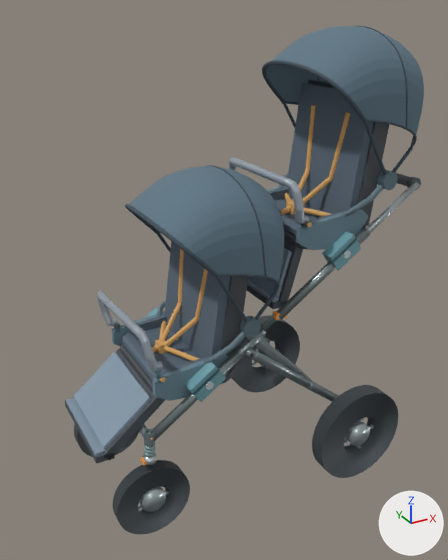
What one commit did to the glTF model models/double_cabin/D02_w550_state1_wheel_L.glb.
The view is the same before and after, from a 50 mm camera at (-0.476, -1.751, 1.631) aimed at (0.476, -0.019, 0.765). Lighting does not change. The marker at lower right points along +X, +Y and +Z. The older version comes first. Where no turn or scale is listed for an object, it has been applied to the vertices. Vertices at exactly the same position are counted once.

In view in the first picture: 'D02_Front', 'D02_Front_Backrest', 'D02_Front_Canopy', 'D02_Front_CanopyHinges', 'D02_Front_CanopyStay', 'D02_Front_FullGuard', 'D02_Front_Legrest', 'D02_Front_Shell', 'D02_Front_ShoulderStraps', 'D02_Rear', 'D02_Rear_Backrest', 'D02_Rear_Canopy', 'D02_Rear_CanopyHinges', 'D02_Rear_CanopyStay', 'D02_Rear_Legrest', 'FL_tire.002', 'RL_tire.002', 'RR_tire.002' and 23 more.
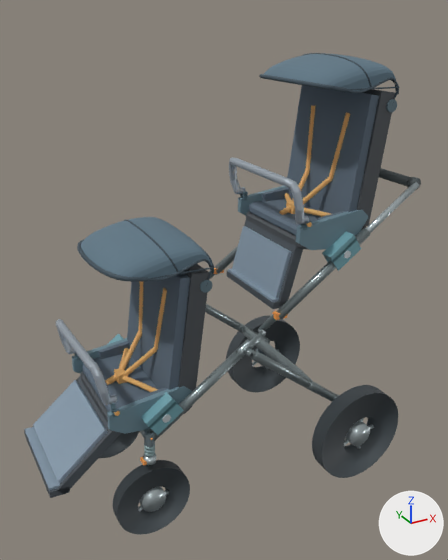
Commit message: Mount D02 canopies to the backrests and relocate front receivers

What the commit changed:
me_d02_front_canopy is used by ob_d02_front_canopy; parent ob_d02_front_canopycarrier; location (0.0, 0.0, 0.0).
me_d02_front_canopy had 1527 vertices, 2960 faces and spanned x -0.308..0.13, y -0.24..0.24, z -0.454..0.026.
me_d02_front_canopy now has 1543 vertices, 3008 faces and spans x -0.17..0.179, y -0.202..0.202, z 0.388..0.559.
me_d02_front_canopy part 1: 1543 vertices added at x -0.17..0.179, y -0.202..0.202, z 0.388..0.559.
me_d02_front_canopy part 2: 1527 vertices removed from x -0.308..0.13, y -0.24..0.24, z -0.454..0.026.
me_d02_front_canopyhinges is used by ob_d02_front_canopyhinges; parent ob_d02_front_canopycarrier; location (0.0, 0.0, 0.0).
me_d02_front_canopyhinges had 52 vertices, 96 faces and spanned x -0.031..0.031, y -0.237..0.237, z -0.481..-0.419.
me_d02_front_canopyhinges now has 52 vertices, 96 faces and spans x 0.11..0.152, y -0.202..0.202, z 0.368..0.41.
me_d02_front_canopyhinges part 3: the loose piece of 26 vertices spanning x -0.031..0.031, y -0.237..-0.205, z -0.481..-0.419 is scaled about its middle by (0.677, 0.687, 0.677), then moved by (0.131, 0.03, 0.839).
Other edits to the shape of me_d02_front_canopyhinges do not show in these pictures.
me_d02_rear_canopy is used by ob_d02_rear_canopy; parent ob_d02_rear_canopycarrier; location (0.0, 0.0, 0.0).
me_d02_rear_canopy had 1527 vertices, 2960 faces and spanned x -0.308..0.13, y -0.24..0.24, z -0.004..0.476.
me_d02_rear_canopy now has 1543 vertices, 3008 faces and spans x -0.17..0.179, y -0.202..0.202, z 0.388..0.559.
me_d02_rear_canopy part 4: 1527 vertices removed from x -0.308..0.13, y -0.24..0.24, z -0.004..0.476; 1543 vertices added at x -0.17..0.179, y -0.202..0.202, z 0.388..0.559.
me_d02_rear_canopyhinges is used by ob_d02_rear_canopyhinges; parent ob_d02_rear_canopycarrier; location (0.0, 0.0, 0.0).
me_d02_rear_canopyhinges had 52 vertices, 96 faces and spanned x -0.031..0.031, y -0.237..0.237, z -0.031..0.031.
me_d02_rear_canopyhinges now has 52 vertices, 96 faces and spans x 0.11..0.152, y -0.202..0.202, z 0.368..0.41.
me_d02_rear_canopyhinges part 5: the loose piece of 26 vertices spanning x -0.031..0.031, y -0.237..-0.205, z -0.031..0.031 is scaled about its middle by (0.677, 0.687, 0.677), then moved by (0.131, 0.03, 0.389).
Other edits to the shape of me_d02_rear_canopyhinges do not show in these pictures.
Object 'D02_Front' (ob_d02_front) moves from (0.302, 0.0, 0.509) to (0.148, 0.0, 0.436).
Object 'D02_Front_FullGuard' (ob_d02_front_fullguard) moves from (0.127, -0.198, 0.614) to (-0.027, -0.198, 0.542).
In object 'D02_Front_Canopy' (ob_d02_front_canopy), parent goes from ob_d02_front_canopycarrier to ob_d02_front_backrest.
In object 'D02_Front_CanopyHinges' (ob_d02_front_canopyhinges), parent goes from ob_d02_front_canopycarrier to ob_d02_front_backrest.
Object 'D02_Front_CanopyStay' (ob_d02_front_canopystay) is deleted.
Object 'D02_Front_Legrest' (ob_d02_front_legrest) moves from (0.157, 0.0, 0.475) to (0.003, 0.0, 0.402).
Object 'D02_Front_ShoulderStraps' (ob_d02_front_shoulderstraps) moves from (0.295, 0.0, 0.359) to (0.141, 0.0, 0.286).
In object 'D02_Rear_Canopy' (ob_d02_rear_canopy), parent goes from ob_d02_rear_canopycarrier to ob_d02_rear_backrest.
Object 'D02_Rear_CanopyStay' (ob_d02_rear_canopystay) is deleted.

Boxes [x1, y1, x2, y2] around the edits, measured in the pictures (448 x 560 px):
'D02_Front_Canopy', reshaped, moved (14% narrower, 57% shorter)
    before: [125, 165, 284, 322]
    after: [77, 217, 214, 284]
'D02_Rear_Canopy', reshaped, moved (13% narrower, 64% shorter)
    before: [262, 25, 424, 175]
    after: [259, 53, 399, 106]
'D02_Front_Backrest', moved
    before: [165, 241, 248, 370]
    after: [127, 264, 209, 391]
'D02_Front_Legrest', moved
    before: [65, 348, 165, 464]
    after: [24, 375, 121, 498]
'D02_Front_Shell', moved
    before: [114, 315, 234, 393]
    after: [74, 341, 193, 423]
'D02_Front', moved
    before: [112, 308, 228, 402]
    after: [72, 334, 192, 435]
'D02_Front_FullGuard', moved
    before: [97, 291, 163, 371]
    after: [56, 319, 117, 405]
'D02_Front_ShoulderStraps', moved
    before: [160, 249, 208, 346]
    after: [120, 281, 167, 376]
'D02_Front_CanopyHinges', reshaped, moved
    before: [240, 316, 261, 337]
    after: [200, 280, 212, 293]
'D02_Rear_CanopyHinges', reshaped
    before: [377, 170, 398, 190]
    after: [386, 99, 397, 112]
'D02_Front_CanopyStay', deleted
    before: [156, 300, 246, 364]
'D02_Rear_CanopyStay', deleted
    before: [278, 174, 384, 217]
part 1 of me_d02_front_canopy, added
    after: [77, 217, 214, 284]
part 2 of me_d02_front_canopy, deleted
    before: [125, 165, 284, 322]
'D02_Rear_Legrest', unchanged, uncovered by the edit
    before: [247, 241, 303, 309]
    after: [226, 219, 303, 309]
